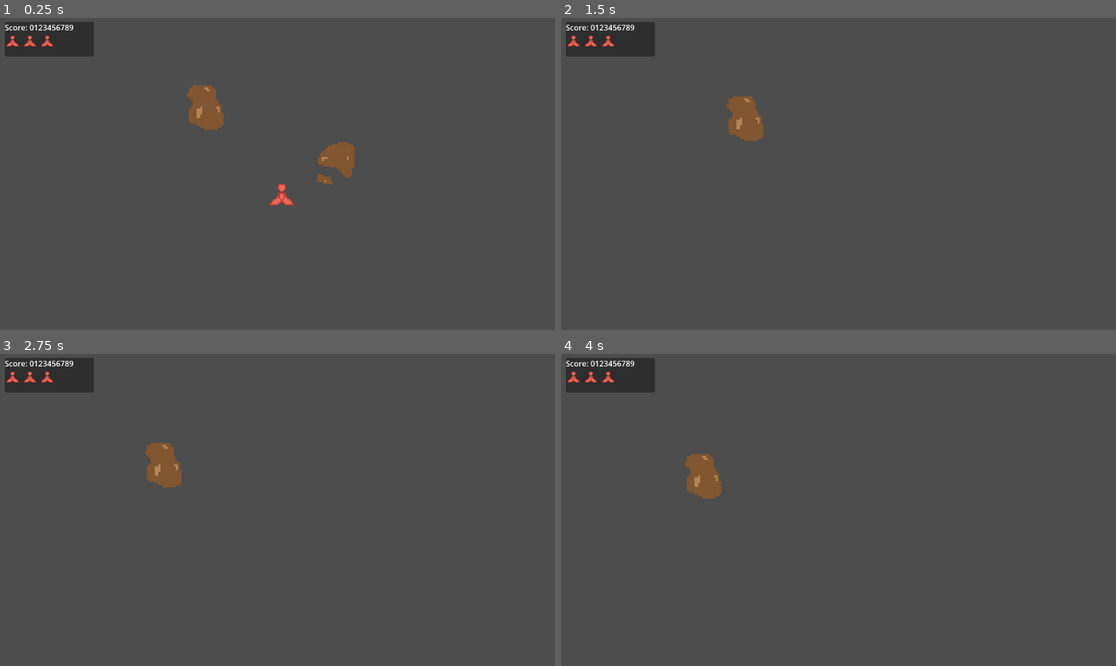
Above: before the commit, frames 1-4 (two rows, left to right).
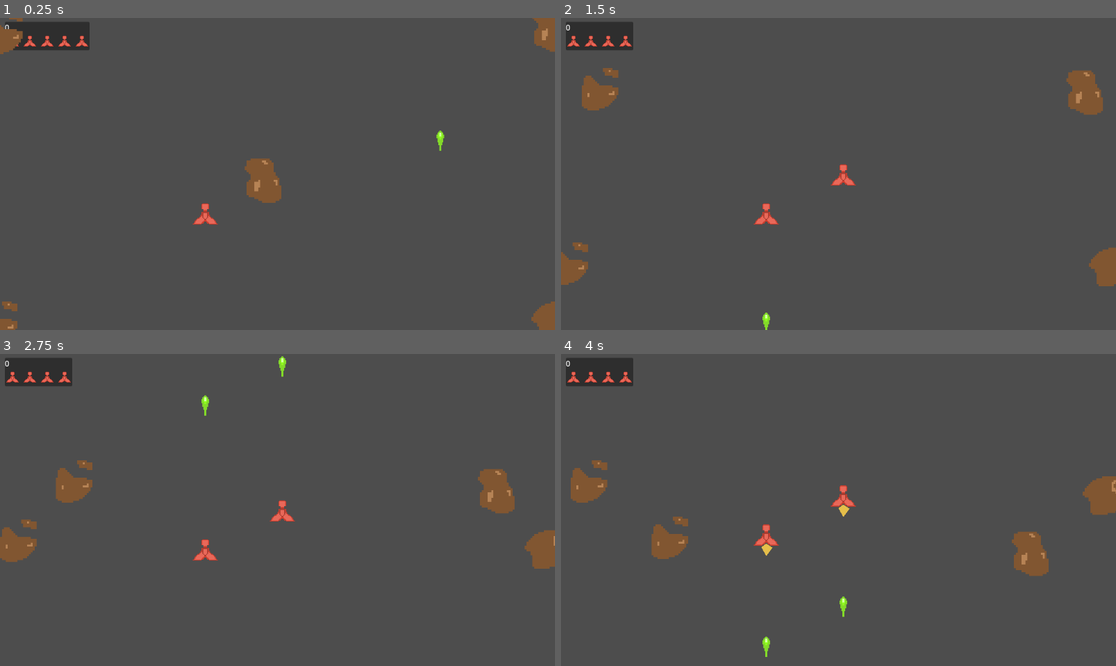
Above: after the commit, the same moments.

Repository: unblinky/space-rocks-plus
Game: Godot game, scene res://Main/Main.tscn
Same seed, same stepped clock (60 frames per second), same inputs: the game is played once before the commit and once after it.
Inputs (mouse positions are in pixels of both pictures, inside the frame that each line leads up to):
- Up to frame 1 (0.25 s): no input
- Up to frame 2 (1.5 s): move the mouse to (960, 158) at 0.52 s; click (960, 158) at 0.6 s; tap Space (launch_ship, bound only after the commit) at 0.8, 1.35 s; move the mouse to (727, 189) at 1.27 s
- Up to frame 3 (2.75 s): click (166, 525) at 1.55 s; move the mouse to (333, 441) at 2.02 s; click (333, 441) at 2.1 s; tap Space (launch_ship, bound only after the commit) at 2.3 s
- Up to frame 4 (4 s): move the mouse to (810, 572) at 2.77 s; tap Space (launch_ship, bound only after the commit) at 2.85, 3.8 s; click (810, 572) at 3.05 s; move the mouse to (1005, 556) at 3.52 s; hold Right mouse button (thrust) from 3.53 s (still down)

The runs differ from the first frame. In frame 1, 3.9% of the frame differs, in the area x 0-100%, y 0-100%; in frame 2, 4.0%; in frame 3, 4.3%; in frame 4, 4.5%, in the area x 0-100%, y 1-98%.
Error after the commit: Invalid assignment of property or key 'ship' with value of type 'Nil' on a base object of type 'Nil'. (res://Ship/Ship.gd:45)

Commit message:
Player live and score.
Found bug if bullet and ship collide with rock at the same time.

Diff:
--- a/Code/Main/Main.gd
+++ b/Code/Main/Main.gd
@@ -1,2 +1,12 @@
 extends Node
 class_name Main
+
+const ROCK = preload("res://Rock/Rock.tscn")
+
+func _ready() -> void:
+	spawn_rocks(4)
+
+func spawn_rocks(count: int):
+	for i in count:
+		var rock = ROCK.instantiate()
+		add_child(rock)
--- a/Code/Main/Main.tscn
+++ b/Code/Main/Main.tscn
@@ -4,20 +4,18 @@
 [ext_resource type="PackedScene" uid="uid://duiesnqf505sd" path="res://Rock/Rock.tscn" id="2_83ytx"]
 [ext_resource type="PackedScene" uid="uid://dhmmlqnos0d8n" path="res://Ship/Ship.tscn" id="3_amygn"]
 [ext_resource type="PackedScene" uid="uid://bpi51limxqldb" path="res://Player/Player.tscn" id="4_ps1la"]
+[ext_resource type="PackedScene" uid="uid://db3otv5j2cbxb" path="res://Bullet/Bullet.tscn" id="5_6aewd"]
 
 [node name="Main" type="Node" unique_id=989623172]
 script = ExtResource("1")
 
-[node name="Rock" parent="." unique_id=205476171 instance=ExtResource("2_83ytx")]
-position = Vector2(433, 184)
-speed = 50.0
+[node name="Player" parent="." unique_id=388721277 instance=ExtResource("4_ps1la")]
 
-[node name="Rock2" parent="." unique_id=440210740 instance=ExtResource("2_83ytx")]
-position = Vector2(751, 309)
-rotation = 3.1727662
-speed = 300.0
+[node name="Rock" parent="." unique_id=856984719 instance=ExtResource("2_83ytx")]
+position = Vector2(570, 327)
 
-[node name="Ship" parent="." unique_id=847243706 instance=ExtResource("3_amygn")]
-position = Vector2(585, 373)
+[node name="Ship" parent="." unique_id=1794747543 instance=ExtResource("3_amygn")]
+position = Vector2(426, 413)
 
-[node name="Player" parent="." unique_id=388721277 instance=ExtResource("4_ps1la")]
+[node name="Bullet" parent="." unique_id=1364330677 instance=ExtResource("5_6aewd")]
+position = Vector2(914, 378)
--- a/Code/Player/Player.gd
+++ b/Code/Player/Player.gd
@@ -1,11 +1,47 @@
 extends PanelContainer
 class_name Player
 
-var score: int = 45 # Load Hi Score from save file.
-var lives: int = 3
+const SHIP = preload("res://Ship/Ship.tscn")
+const LIFE = preload("res://Player/assets/life.tscn")
 
+@onready var score_ui: Label = $VBox/ScoreUI
+@onready var lives_ui: HBoxContainer = $VBox/LivesUI
+
+var ship: Ship = null
+var score: int = 0 # TODO: Load Hi Score from save file.
+var lives: int = 5
+
+func _ready() -> void:
+	update_lives(0)
+	update_score(0)
+
+func _process(_delta: float) -> void:
+	if Input.is_action_just_pressed("launch_ship"):
+		launch_ship()
+
+func launch_ship():
+	if ship == null:
+		update_lives(-1)
+		ship = SHIP.instantiate()
+		ship.player = self
+		ship.position = get_viewport().size * 0.5
+		add_child(ship)
+
+
+# TODO: Test later.
 func update_score(delta_score):
-	pass
+	score += delta_score
+	score_ui.text = str(score)
 
 func update_lives(delta_lives):
-	pass
+	lives += delta_lives
+	print("Lives: ", lives)
+
+	# Wipe lives.
+	for life in lives_ui.get_children():
+		life.queue_free()
+
+	# Ruibuild lives row.
+	for i in lives:
+		var life = LIFE.instantiate()
+		lives_ui.add_child(life)
--- a/Code/Player/Player.tscn
+++ b/Code/Player/Player.tscn
@@ -1,13 +1,13 @@
 [gd_scene format=3 uid="uid://bpi51limxqldb"]
 
-[ext_resource type="Texture2D" uid="uid://d6pogxob62m3" path="res://Ship/assets/ship.png" id="1_3qydi"]
 [ext_resource type="Script" uid="uid://bx3h3mk5eqpnr" path="res://Player/Player.gd" id="1_q3lat"]
+[ext_resource type="PackedScene" uid="uid://bhnuy8c5hwrp6" path="res://Player/assets/life.tscn" id="2_q3lat"]
 
 [node name="Player" type="PanelContainer" unique_id=388721277]
 offset_left = 10.0
 offset_top = 8.0
-offset_right = 195.0
-offset_bottom = 80.0
+offset_right = 27.0
+offset_bottom = 35.0
 script = ExtResource("1_q3lat")
 
 [node name="VBox" type="VBoxContainer" parent="." unique_id=2062923651]
@@ -15,19 +15,28 @@
 
 [node name="ScoreUI" type="Label" parent="VBox" unique_id=478006217]
 layout_mode = 2
-text = "Score: 0123456789"
+text = "123231231231"
 
 [node name="LivesUI" type="HBoxContainer" parent="VBox" unique_id=1062200276]
 layout_mode = 2
 
-[node name="Life" type="TextureRect" parent="VBox/LivesUI" unique_id=1547424024]
+[node name="Life" parent="VBox/LivesUI" unique_id=1842059185 instance=ExtResource("2_q3lat")]
 layout_mode = 2
-texture = ExtResource("1_3qydi")
 
-[node name="Life2" type="TextureRect" parent="VBox/LivesUI" unique_id=2086440467]
+[node name="Life2" parent="VBox/LivesUI" unique_id=1575223880 instance=ExtResource("2_q3lat")]
 layout_mode = 2
-texture = ExtResource("1_3qydi")
 
-[node name="Life3" type="TextureRect" parent="VBox/LivesUI" unique_id=1517813042]
+[node name="Life3" parent="VBox/LivesUI" unique_id=2071022385 instance=ExtResource("2_q3lat")]
 layout_mode = 2
-texture = ExtResource("1_3qydi")
+
+[node name="Life4" parent="VBox/LivesUI" unique_id=2022403655 instance=ExtResource("2_q3lat")]
+layout_mode = 2
+
+[node name="Life5" parent="VBox/LivesUI" unique_id=1651585260 instance=ExtResource("2_q3lat")]
+layout_mode = 2
+
+[node name="Life6" parent="VBox/LivesUI" unique_id=1026647070 instance=ExtResource("2_q3lat")]
+layout_mode = 2
+
+[node name="Life7" parent="VBox/LivesUI" unique_id=1955336839 instance=ExtResource("2_q3lat")]
+layout_mode = 2
--- /dev/null
+++ b/Code/Player/assets/life.tscn
@@ -0,0 +1,6 @@
+[gd_scene format=3 uid="uid://bhnuy8c5hwrp6"]
+
+[ext_resource type="Texture2D" uid="uid://d6pogxob62m3" path="res://Ship/assets/ship.png" id="1_p0ond"]
+
+[node name="Life" type="TextureRect" unique_id=1842059185]
+texture = ExtResource("1_p0ond")
--- a/Code/Rock/Rock.gd
+++ b/Code/Rock/Rock.gd
@@ -29,9 +29,11 @@
 func on_area_entered(other_area: Area2D):
 	print(other_area)
 	if other_area is Bullet:
+		other_area.ship.player.update_score(3)
 		other_area.destroy()
-		destroy()
+		self.destroy()
 
-	if other_area is Ship:
+	elif other_area is Ship:
 		other_area.destroy()
-		destroy()
+		if self != null:
+			self.destroy()
--- a/Code/Ship/Ship.gd
+++ b/Code/Ship/Ship.gd
@@ -3,6 +3,8 @@
 
 const BULLET = preload("res://Bullet/Bullet.tscn")
 @onready var flame: Polygon2D = $Flame
+
+var player: Player
 
 var turn_speed: float = 180.0 # degrees / sec.
 var speed: float = 300.0 # Magic unit.
@@ -31,6 +33,7 @@
 	# Spawn bullet, pos, reparent.
 	if Input.is_action_just_pressed("fire"):
 		var bullet: Bullet = BULLET.instantiate()
+		bullet.ship = self
 		bullet.position = self.position
 		bullet.rotation = self.rotation
 		self.get_parent().add_child(bullet)
@@ -39,4 +42,5 @@
 	position += velocity * delta
 
 func destroy():
+	player.ship = null
 	queue_free()
--- a/Code/project.godot
+++ b/Code/project.godot
@@ -51,7 +51,8 @@
 }
 launch_ship={
 "deadzone": 0.2,
-"events": []
+"events": [Object(InputEventKey,"resource_local_to_scene":false,"resource_name":"","device":-1,"window_id":0,"alt_pressed":false,"shift_pressed":false,"ctrl_pressed":false,"meta_pressed":false,"pressed":false,"keycode":0,"physical_keycode":32,"key_label":0,"unicode":32,"location":0,"echo":false,"script":null)
+]
 }
 
 [physics]
Renamed: Code/Player/assets/IBM_Plex_Mono/IBMPlexMono-Bold.ttf -> Code/Player/assets/fonts/IBM_Plex_Mono/IBMPlexMono-Bold.ttf
Not shown, changed: Code/Player/assets/fonts/IBM_Plex_Mono/IBMPlexMono-Bold.ttf.import
Renamed: Code/Player/assets/IBM_Plex_Mono/IBMPlexMono-BoldItalic.ttf -> Code/Player/assets/fonts/IBM_Plex_Mono/IBMPlexMono-BoldItalic.ttf
Not shown, changed: Code/Player/assets/fonts/IBM_Plex_Mono/IBMPlexMono-BoldItalic.ttf.import
Renamed: Code/Player/assets/IBM_Plex_Mono/IBMPlexMono-ExtraLight.ttf -> Code/Player/assets/fonts/IBM_Plex_Mono/IBMPlexMono-ExtraLight.ttf
Not shown, changed: Code/Player/assets/fonts/IBM_Plex_Mono/IBMPlexMono-ExtraLight.ttf.import
Renamed: Code/Player/assets/IBM_Plex_Mono/IBMPlexMono-ExtraLightItalic.ttf -> Code/Player/assets/fonts/IBM_Plex_Mono/IBMPlexMono-ExtraLightItalic.ttf
Not shown, changed: Code/Player/assets/fonts/IBM_Plex_Mono/IBMPlexMono-ExtraLightItalic.ttf.import
Renamed: Code/Player/assets/IBM_Plex_Mono/IBMPlexMono-Italic.ttf -> Code/Player/assets/fonts/IBM_Plex_Mono/IBMPlexMono-Italic.ttf
Not shown, changed: Code/Player/assets/fonts/IBM_Plex_Mono/IBMPlexMono-Italic.ttf.import
Renamed: Code/Player/assets/IBM_Plex_Mono/IBMPlexMono-Light.ttf -> Code/Player/assets/fonts/IBM_Plex_Mono/IBMPlexMono-Light.ttf
Not shown, changed: Code/Player/assets/fonts/IBM_Plex_Mono/IBMPlexMono-Light.ttf.import
(and 20 more such lines)
